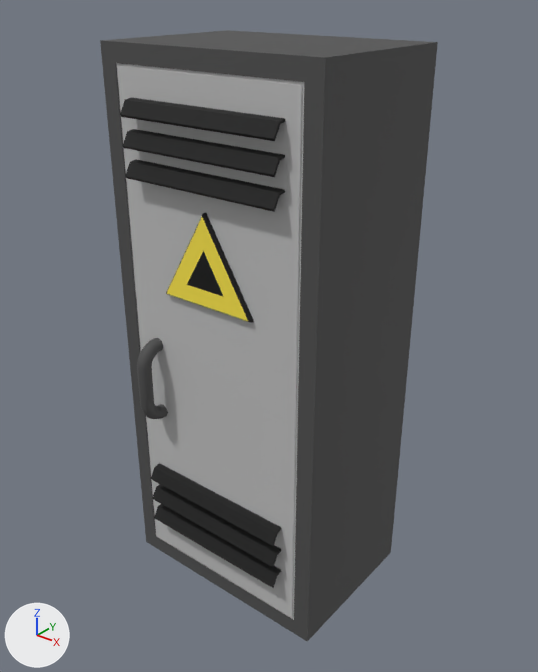
Two versions of the FBX model Assets/Art/PANDANIN/PANDANIN DÜZELTECEĞİ MODELLER TARIK/Prop_ElectracityCabinet_02.fbx, one commit apart.
One viewpoint serves both versions: a camera (50 mm lens) standing at (1.16, -1.442, 1.643) and looking at (0.02, -0.017, 0.76). Arrows for +X, +Y and +Z are at lower left; the lights stay in place. The older version comes first. Where no turn or scale is listed for an object, it has been applied to the vertices.

The first picture shows 'Prop_ElectracityCabinet_02'.
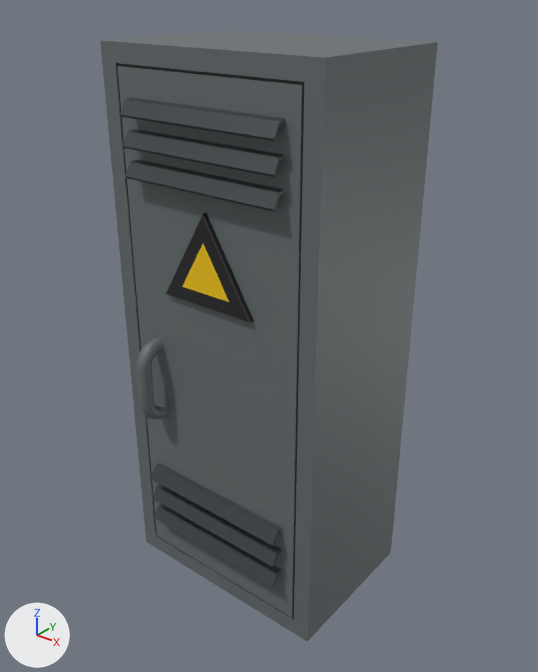
Changed parts and their boxes [x1, y1, x2, y2] in the pictures (538 x 672 px; the box of a moved part takes in the faces that stretch with it):
'Prop_ElectracityCabinet_02', recoloured, surface changed: [100, 30, 438, 641] in both
part 1 of me_prop_electracitycabinet_02, moved or reshaped: [167, 218, 248, 321] in both
part 2 of me_prop_electracitycabinet_02, surface changed: [100, 30, 438, 641] in both

Patch to the scene script:
```diff
--- a/Assets/Art/PANDANIN/PANDANIN DÜZELTECEĞİ MODELLER TARIK/Prop_ElectracityCabinet_02.fbx.py
+++ b/Assets/Art/PANDANIN/PANDANIN DÜZELTECEĞİ MODELLER TARIK/Prop_ElectracityCabinet_02.fbx.py
@@ img_atlas_webp @@
+img_atlas_webp = load_image('Atlas.webp', '_unpacked/Atlas.webp', 783, 783, 'sRGB')
@@ mat_material_002 @@
+mat_material_002 = principled_material('Material.002')
+mat_material_002.texture = img_atlas_webp
@@ me_prop_electracitycabinet_02 @@
 me_prop_electracitycabinet_02.from_pydata(...)  # 220 vertices, 190 faces; spans x -0.32..0.32, y -0.3..0.22, z 0.0..1.5
 # used by ob_prop_electracitycabinet_02; location = (0.0, 0.0, 0.0)
-me_prop_electracitycabinet_02.vertices[211].co = (0.0, -0.24, 1.06)  # pixel (203, 250)
-me_prop_electracitycabinet_02.vertices[213].co = (-0.06, -0.24, 0.96)  # pixel (186, 284)
-me_prop_electracitycabinet_02.vertices[216].co = (0.06, -0.24, 0.96)  # pixel (223, 296)
-me_prop_electracitycabinet_02.materials.append(mat_pandamat)  # picture img_pandamat_png
+# me_prop_electracitycabinet_02 part 1
+me_prop_electracitycabinet_02.vertices[211].co = (0.0, -0.24, 1.08)  # pixel (203, 243)
+me_prop_electracitycabinet_02.vertices[213].co = (-0.08, -0.24, 0.95)  # pixel (182, 286)
+me_prop_electracitycabinet_02.vertices[216].co = (0.08, -0.24, 0.95)  # pixel (229, 302)
+# me_prop_electracitycabinet_02 part 2: texture (UV) coordinates of 190 of 190 faces, centred in x -0.32..0.32, y -0.3..0.22, z 0.0..1.5, changed; they spanned u 0.17..0.99, v 0.58..1.0 and now span u 0.05..0.24, v 0.01..0.03
+me_prop_electracitycabinet_02.materials.append(mat_material_002)  # picture img_atlas_webp
```
